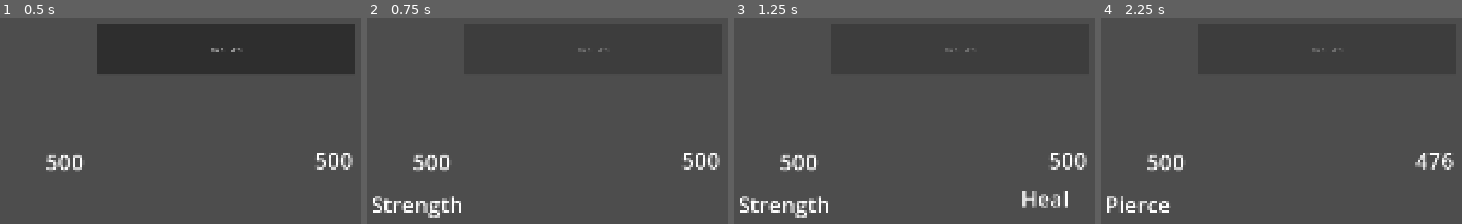
Above: before the commit, frames 1-4 (left to right).
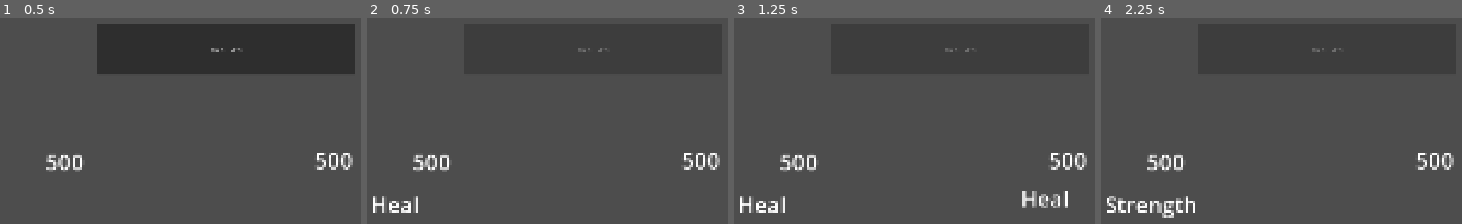
Above: after the commit, the same moments.

Repository: AztecGameLab/LongTermGame10
Game: Godot game, scene res://workspaces/artemis/artemis-main.tscn
Same seed, same stepped clock (60 frames per second), same inputs: the game is played once before the commit and once after it. The project has no main scene, so this scene is started directly.
Inputs:
- Up to frame 1 (0.5 s): no input
- Up to frame 2 (0.75 s): click "Run Turn" at 0.5 s
- Up to frame 3 (1.25 s): no input
- Up to frame 4 (2.25 s): click "Run Turn" at 2 s

Frame 1 is identical in both runs. In frame 2, 1.1% of the frame differs, in the area x 1-27%, y 86-98%; in frame 3, 1.1%; in frame 4, 1.5%, in the area x 1-98%, y 65-98%.

Commit message:
Improve ability targets

Diff:
--- a/scripts/battle_logic/battle_manager.gd
+++ b/scripts/battle_logic/battle_manager.gd
@@ -31,6 +31,46 @@
 	healing = target.get_incoming_healing(healing)
 	target.heal(healing, source)
 
+static func get_targets(source: Character, source_team: Array[Character], target_team: Array[Character], move_target_type: Ability.MoveTargetType) -> Array[Character]:
+	var targets: Array[Character] = []
+	match move_target_type:
+		Ability.MoveTargetType.SELF:
+			targets = [source]
+		Ability.MoveTargetType.ALL_TEAMMATES:
+			targets = source_team
+		Ability.MoveTargetType.ALL_TEAMMATES_EXCLUDE_SELF:
+			targets = source_team.filter(func(teammate): return teammate != source)
+		Ability.MoveTargetType.ATTACKER:
+			if source.last_attacker and source.last_attacker.alive:
+				targets = [source.last_attacker]
+		Ability.MoveTargetType.ENEMY:
+			var alive_enemies := target_team.filter(func(enemy): return enemy.alive)
+			if alive_enemies.size() > 0:
+				targets = [alive_enemies.pick_random()]
+		Ability.MoveTargetType.ALL_ENEMIES:
+			targets = target_team
+		Ability.MoveTargetType.EVERYONE:
+			targets.append_array(source_team)
+			targets.append_array(target_team)
+	return targets.filter(func(target): return target and target.alive)
+
+static func get_actions(source_team: Array[Character], target_team: Array[Character]) -> Array[QueuedAction]:
+	var actions: Array[QueuedAction] = []
+	for character in source_team:
+		if not character.alive:
+			continue
+		var ability: Ability = character.abilities.pick_random()
+		if not ability:
+			print(character.name + " has no abilities and will do nothing.")
+			continue
+		var targets := get_targets(character, source_team, target_team, ability.move_target_type)
+		if targets.size() == 0:
+			print(character.name + " has no valid targets and will do nothing.")
+			continue
+		var action := QueuedAction.new(ability.action, character, targets, ability)
+		actions.append(action)
+	return actions
+
 ## --- Main Class ---
 
 signal round_started
@@ -46,6 +86,15 @@
 
 var _battle_running: bool = true
 
+func _ready() -> void:
+	_queued_actions = []
+	for character in player_team:
+		character.team = player_team
+		character.enemy_team = boss_team
+	for character in boss_team:
+		character.team = boss_team
+		character.enemy_team = player_team
+
 func insert_next_action(actions: QueuedAction):
 	_queued_actions.insert(0, actions)
 
@@ -57,7 +106,8 @@
 		var source := action.source
 		if (not source) or source.alive:
 			await action.run()
-		# FIXME: Temporary timeout to wait after each turn
+		# FIXME: Temporary timeout to wait after each turn.
+		# This is here mainly since we have no animations yet.
 		await get_tree().create_timer(0.5).timeout
 	round_ended.emit()
 
@@ -72,32 +122,8 @@
 		return
 	turn += 1
 	print("Turn " + str(turn))
-	for character in player_team:
-		if not character.alive:
-			continue
-		var ability: Ability = character.abilities.pick_random()
-		if not ability:
-			print(character.name + " using Nothing")
-			continue
-		print(character.name + " using " + ability.name)
-		if ability.move_target_type == Ability.MoveTargetType.SELF:
-			_queued_actions.append(QueuedAction.new(ability.action, character, character, ability))
-		else:
-			var target: Character = boss_team.pick_random()
-			_queued_actions.append(QueuedAction.new(ability.action, character, target, ability))
-	for character in boss_team:
-		if not character.alive:
-			continue
-		var ability: Ability = character.abilities.pick_random()
-		if not ability:
-			print(character.name + " using Nothing")
-			continue
-		print(character.name + " using " + ability.name)
-		if ability.move_target_type == Ability.MoveTargetType.SELF:
-			_queued_actions.append(QueuedAction.new(ability.action, character, character, ability))
-		else:
-			var target: Character = player_team.pick_random()
-			_queued_actions.append(QueuedAction.new(ability.action, character, target, ability))
+	_queued_actions.append_array(get_actions(player_team, boss_team))
+	_queued_actions.append_array(get_actions(boss_team, player_team))
 	await _run_actions()
 	if (!check_team_alive(player_team)):
 		print("Boss Wins!")
--- a/scripts/battle_logic/character.gd
+++ b/scripts/battle_logic/character.gd
@@ -21,7 +21,7 @@
 signal health_updated(new_health: int)
 signal died()
 
-signal used_ability(ability: Ability, target: Character)
+signal used_ability(ability: Ability, targets: Array[Character])
 
 signal status_effect_added(instance: StatusEffectContainer)
 signal status_effect_removed(instance: StatusEffectContainer)
@@ -45,6 +45,11 @@
 	get():
 		return current_health > 0
 var _status_effects: Array[StatusEffectContainer] = []
+
+var last_attacker: Character = null
+
+var team: Array[Character] = []
+var enemy_team: Array[Character] = []
 
 func _ready() -> void:
 	current_health = max_health
@@ -167,6 +172,9 @@
 		instance.on_damage_dealt(attackContext)
 
 func on_damage_received(attackContext: AttackContext):
+	if attackContext.source != null and attackContext.source != self:
+		last_attacker = attackContext.source
+
 	var damage := maxi(attackContext.damage, 0)
 	current_health -= damage
 	current_health = maxi(current_health, 0)
--- a/scripts/battle_logic/queued_action.gd
+++ b/scripts/battle_logic/queued_action.gd
@@ -4,8 +4,8 @@
 ## The [Action] that will be ran.
 var action: Action
 
-## The [Character] that the action will affect.
-var target: Character
+## The [Character](s) that the action will affect.
+var targets: Array[Character]
 
 ## The [Character] that the action will come from.
 ## [br]This may be null if it comes from a status effect, the environment, etc.
@@ -15,17 +15,18 @@
 ## This will be null if it is a reactive action, for instance a revenge when getting hit.
 var ability: Ability = null
 
-func _init(p_action: Action, p_source: Character, p_target: Character, p_ability: Ability) -> void:
+func _init(p_action: Action, p_source: Character, p_target: Array[Character], p_ability: Ability) -> void:
 	action = p_action
-	target = p_target
+	targets = p_target
 	source = p_source
 	ability = p_ability
 
 func run():
-	print(ability.name)
 	if source and ability:
+		print(source.name + " using " + ability.name)
 		await source.on_turn_started()
-		source.used_ability.emit(ability, target)
-	await action.run(source, target)
+		source.used_ability.emit(ability, targets)
+	for target in targets:
+		await action.run(source, target)
 	if source and ability:
 		await source.on_turn_ended()
--- a/workspaces/artemis/demo_ability.tres
+++ b/workspaces/artemis/demo_ability.tres
@@ -26,7 +26,6 @@
 
 [sub_resource type="Resource" id="Resource_pd4pw"]
 script = ExtResource("1_cgvbo")
-success_chance = 1.0
 success_action = SubResource("Resource_227u2")
 metadata/_custom_type_script = "uid://cy60nwkkhatr8"
 
--- a/workspaces/artemis/turn_label.gd
+++ b/workspaces/artemis/turn_label.gd
@@ -12,8 +12,7 @@
 	timer.timeout.connect(_on_timeout)
 	add_child(timer)
 
-func _on_character_used_ability(ability: Ability, _target: Character) -> void:
-	print(ability.name)
+func _on_character_used_ability(ability: Ability, _targets: Array[Character]) -> void:
 	text = ability.name
 	timer.start()
 
